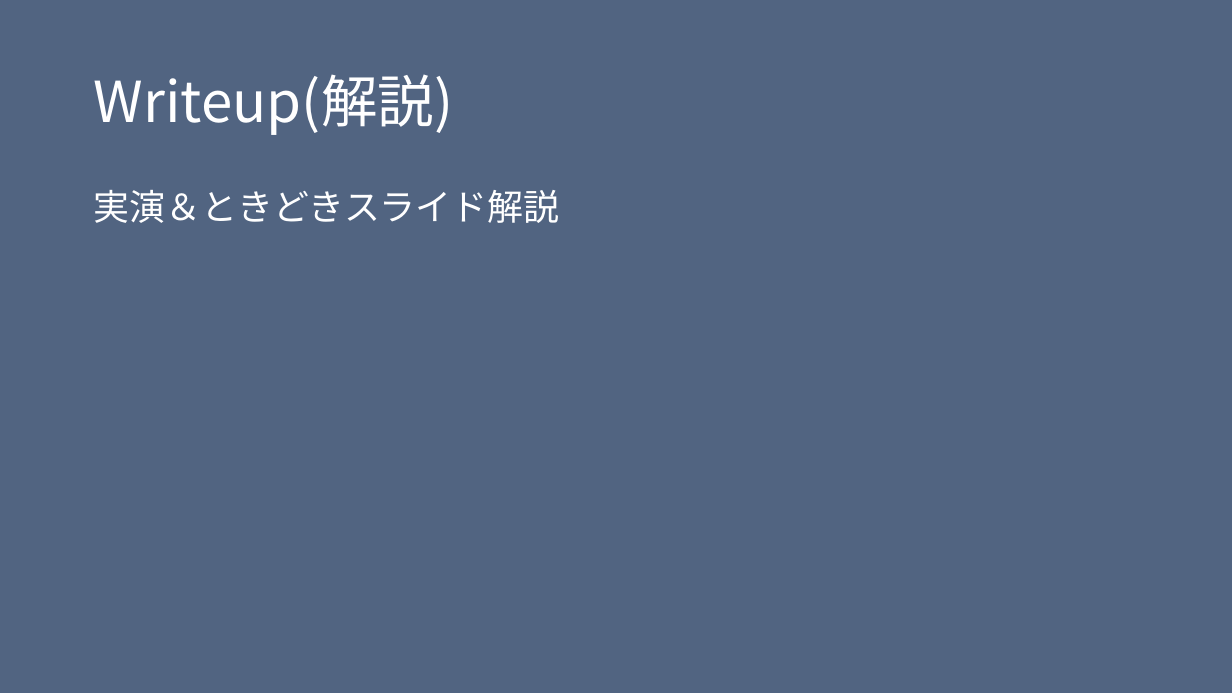
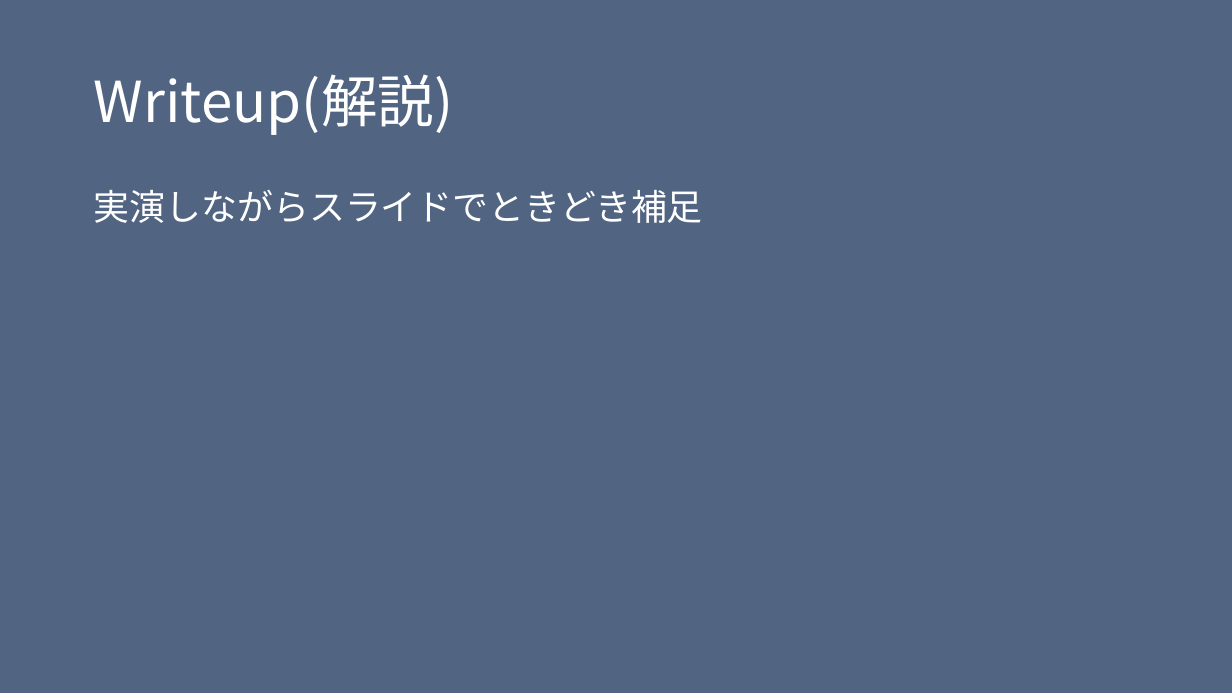
Before and after one commit to H0ndh11/CTF, a slide deck: slide 7 of ゼミ発表資料/ctf発表スライド.pptx. Drawn at 1232x693 pixels with LibreOffice and Linux fonts; fonts in the diff are those of the drawing. Boxes give left, top, right and bottom in pixels: in the first picture for what was removed or moved away, otherwise in the second. Text is boxed around its words. In the diff, an @@ line names an element or a change of style, - is before the commit and + after.

```diff
--- a/ゼミ発表資料/ctf発表スライド.pptx
+++ b/ゼミ発表資料/ctf発表スライド.pptx
@@ text at (94,190,703,223): text changed @@
-実演＆ときどきスライド解説
+実演しながらスライドでときどき補足
```
Also in this commit, not shown: 6 slides added, 1 slide removed.
